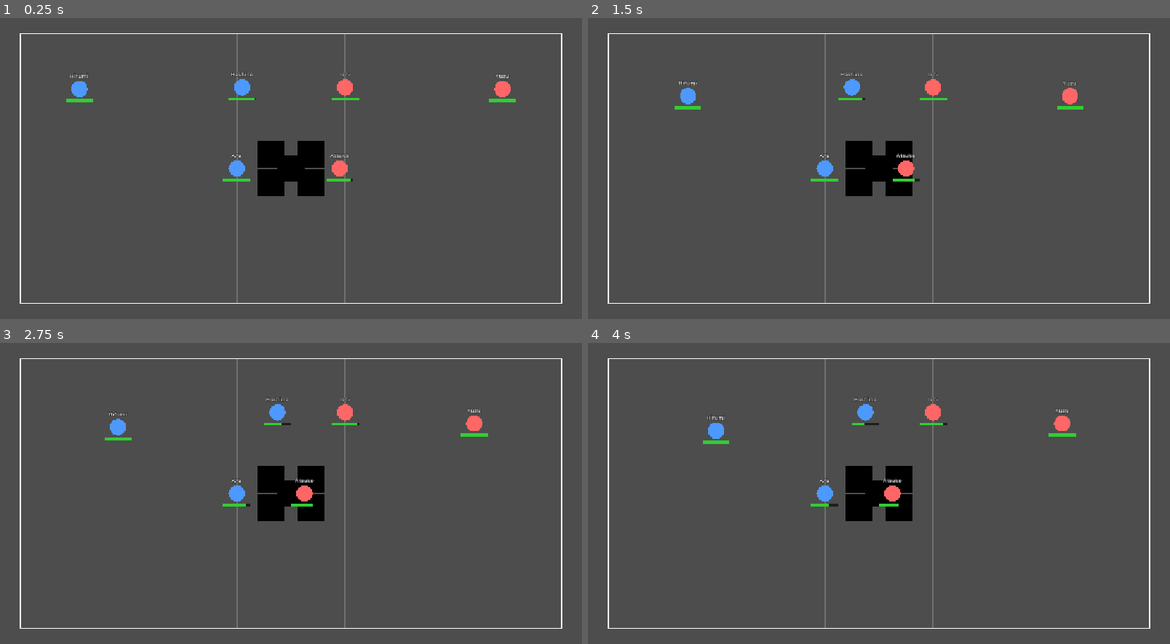
Above: before the commit, frames 1-4 (two rows, left to right).
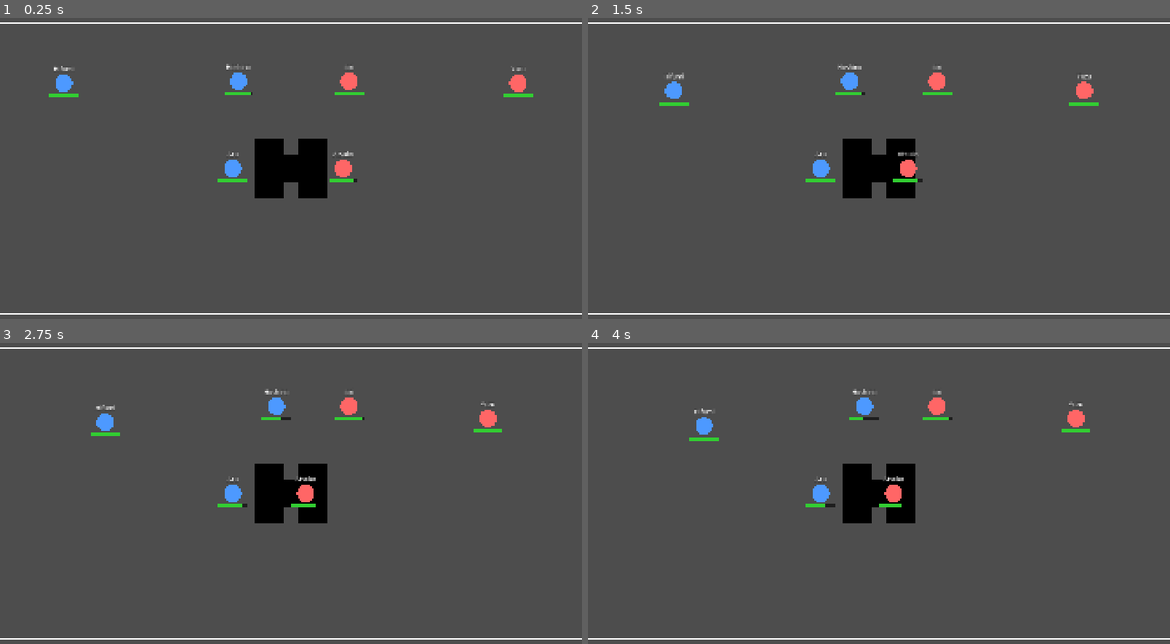
Above: after the commit, the same moments.

Repository: Soranohato/BA-Auto-Sim-GameVer
Game: Godot game, scene res://test.tscn
Two runs of this game, one before a commit and one after it. Both use one fixed random seed, a clock stepped at 60 frames per second and the inputs below.
Inputs:
- Up to frame 1 (0.25 s): no input
- Up to frame 2 (1.5 s): tap Enter at 0.5 s; tap 1 at 0.6 s; tap Space at 0.77, 1.25 s; tap 2 at 1.35 s
- Up to frame 3 (2.75 s): tap Space at 1.52 s; tap Enter at 2 s; tap 1 at 2.1 s
- Up to frame 4 (4 s): tap 2 at 2.85 s; tap Space at 3.02, 3.5, 3.77 s; tap 1 at 3.6 s

The runs differ from the first frame. In frame 1, 4.2% of the frame differs, in the area x 0-100%, y 1-99%; in frame 2, 4.1%; in frame 3, 4.1%; in frame 4, 4.1%.

Commit message:
scaling refactor because I am a dumb idiot who can't scale things

Diff:
--- a/battle_sim/grid_config.gd
+++ b/battle_sim/grid_config.gd
@@ -3,6 +3,7 @@
 class_name GridConfig
 extends RefCounted
 
+# Sim space in GRID UNITS
 const GRID_WIDTH := 20.0
 const GRID_HEIGHT := 10.0
 const FRONT_X := {"A": 8.0, "B": 12.0}
@@ -10,6 +11,25 @@
 const FRONT_ROLES := ["tank", "striker"]
 const MOVE_SPEED := 1.0
 
+# Screen space in PIXELS -- this is used by the visual layer and only via the
+# 3 functions below
+const DESIGN_SIZE := Vector2(1920.0, 1080.0) # needs to match viewport
+const CELL_SIZE := 96.0 # GRID_WIDTH x VIEWPORT_WIDTH
+const GRID_ORIGIN := Vector2(0.0, (1080.0 - GRID_HEIGHT * CELL_SIZE) / 2.0)
+
+# grid postion -> screen position
+static func to_screen(p: Vector2) -> Vector2:
+	return GRID_ORIGIN + p * CELL_SIZE
+
+# screen position -> grid position
+static func to_grid(screen_p: Vector2) -> Vector2:
+	return (screen_p - GRID_ORIGIN) / CELL_SIZE
+
+# grid unit length -> pixel length
+static func px(grid_units: float) -> float:
+	return grid_units * CELL_SIZE
+
+# actual grid function
 static func assign_positions(team: Array[Character], side: String) -> void:
 	var rows := [2.0, 5.0, 8.0]
 	var y_front := 0
--- a/project.godot
+++ b/project.godot
@@ -17,8 +17,9 @@
 
 [display]
 
+window/size/viewport_width=1920
+window/size/viewport_height=1080
 window/stretch/mode="canvas_items"
-window/stretch/aspect="expand"
 
 [physics]
 
--- a/visuals/battle_view.gd
+++ b/visuals/battle_view.gd
@@ -4,33 +4,14 @@
 class_name BattleView
 extends Node2D
 
-static var cell_size := 48.0  # px per grid unit -> 20x10 grid = 960x480
-static var grid_origin := Vector2(40, 40)
-const MARGIN := 40.0
-
 var state: BattleState
 var sim_speed := 1.0     # 0 = paused, 2 = double speed, etc.
 var _accumulator := 0.0
-
-static func grid_to_screen(p: Vector2) -> Vector2:
-	return grid_origin + p * cell_size
 
 func setup(state_in: BattleState) -> void:
 	state = state_in
 	_spawn_views()
 	state.battle_finished.connect(_on_finished)
-
-func _ready() -> void:
-	get_viewport().size_changed.connect(_update_layout)
-	_update_layout()
-
-func _update_layout() -> void:
-	var view_size := get_viewport_rect().size
-	var avail := view_size - Vector2(MARGIN, MARGIN) * 2.0
-	cell_size = minf(avail.x / GridConfig.GRID_WIDTH, avail.y / GridConfig.GRID_HEIGHT)
-	var grid_px := Vector2(GridConfig.GRID_WIDTH, GridConfig.GRID_HEIGHT) * cell_size
-	grid_origin = (view_size - grid_px) / 2.0
-	queue_redraw()
 
 func _process(delta: float) -> void:
 	if state == null or state.is_finished:
@@ -41,16 +22,16 @@
 		_accumulator -= BattleState.TICK_DURATION
 
 func _draw() -> void:
-	var grid_px := Vector2(GridConfig.GRID_WIDTH, GridConfig.GRID_HEIGHT) * cell_size
-	draw_rect(Rect2(grid_origin, grid_px), Color.WHITE, false, 2.0)
+	var grid_px := Vector2(GridConfig.GRID_WIDTH, GridConfig.GRID_HEIGHT) * GridConfig.CELL_SIZE
+	draw_rect(Rect2(GridConfig.GRID_ORIGIN, grid_px), Color.WHITE, false, 2.0)
 
 	# Faint guide lines at each side's front and back columns
 	var guide_color := Color(1, 1, 1, 0.2)
 	for side in ["A", "B"]:
 		for x: float in [GridConfig.FRONT_X[side], GridConfig.BACK_X[side]]:
 			draw_line(
-				grid_to_screen(Vector2(x, 0.0)),
-				grid_to_screen(Vector2(x, GridConfig.GRID_HEIGHT)),
+				GridConfig.to_screen(Vector2(x, 0.0)),
+				GridConfig.to_screen(Vector2(x, GridConfig.GRID_HEIGHT)),
 				guide_color, 1.0)
 
 func _spawn_views() -> void:
--- a/visuals/character_view.gd
+++ b/visuals/character_view.gd
@@ -3,25 +3,38 @@
 
 const COLOR_A := Color(0.3, 0.6, 1.0)
 const COLOR_B := Color(1.0, 0.4, 0.4)
-const RADIUS_UNITS := 0.3  # in GRID units, not pixels (see _draw)
 
-const LABEL_OFFSET_Y := -0.6
+# all sizes in GRID UNITS
+const RADIUS_UNITS := 0.3
 const HP_BAR_WIDTH_UNITS := 1.0
-const HP_BAR_HEIGHT_PX := 6.0
+const HP_BAR_HEIGHT_UNITS := 0.12
+const HP_BAR_GAP_UNITS := 0.08
+const LABEL_WIDTH_UNITS := 2.0
+const LABEL_GAP_UNITS := 0.04
+
+# font size in pixels
+const NAME_FONT_SIZE := 20
 
 var character: Character
 var name_label: Label
 
 func setup(c: Character) -> void:
 	character = c
-	position = BattleView.grid_to_screen(character.pos)
+	position = GridConfig.to_screen(character.pos)
 	_build_labels()
-	_update_labels()
 
 func _build_labels() -> void:
 	name_label = _make_label()
 	name_label.text = character.char_name
 	add_child(name_label)
+
+	var width := GridConfig.px(LABEL_WIDTH_UNITS)
+	name_label.add_theme_font_size_override("font_size", NAME_FONT_SIZE)
+	name_label.size.x = width
+	name_label.size.y = name_label.get_minimum_size().y
+	name_label.position = Vector2(
+		-width / 2.0,
+		-GridConfig.px(RADIUS_UNITS * 2.0 + LABEL_GAP_UNITS))
 
 func _make_label() -> Label:
 	var label := Label.new()
@@ -31,41 +44,22 @@
 	label.add_theme_constant_override("outline_size", 4)  # keeps text readable over the grid
 	return label
 
-func _update_labels() -> void:
-	var cell := BattleView.cell_size
-	var font_size := maxi(8, int(cell * 0.22))
-	var width := cell * 2.0
-	var radius := RADIUS_UNITS * cell
-
-	for label: Label in [name_label]:
-		label.add_theme_font_size_override("font_size", font_size)
-		label.size.x = width
-		label.size.y = label.get_minimum_size().y
-
-	name_label.position = Vector2(-width / 2.0, -radius * 2.0 - 2.0)
-
+func _process(_delta: float) -> void:
+	position = GridConfig.to_screen(character.pos)
 	# Fade everything when downed.
-	var alpha := 1.0 if character.is_alive() else 0.35
-	name_label.modulate.a = alpha
-
-func _process(_delta: float) -> void:
-	position = BattleView.grid_to_screen(character.pos)
-	_update_labels()
+	name_label.modulate.a = 1.0 if character.is_alive() else 0.35
 	queue_redraw()
 
 func _draw() -> void:
-	var colorUse
-	if character.side == "A":
-		colorUse = COLOR_A
-	else:
-		colorUse = COLOR_B
-	var radius = RADIUS_UNITS * BattleView.cell_size
+	# unit
+	var color_use := COLOR_A if character.side == "A" else COLOR_B
+	var radius := GridConfig.px(RADIUS_UNITS)
+	draw_circle(Vector2.ZERO, radius, color_use)
 
-	draw_circle(Vector2.ZERO, radius, colorUse)
-
-	# draw hp bar
-	var bar_w := HP_BAR_WIDTH_UNITS * BattleView.cell_size
-	var bar_pos := Vector2(-bar_w / 2.0, radius + 4.0)
+	# HP bar
+	var bar_w := GridConfig.px(HP_BAR_WIDTH_UNITS)
+	var bar_h := GridConfig.px(HP_BAR_HEIGHT_UNITS)
+	var bar_pos := Vector2(-bar_w / 2.0, radius + GridConfig.px(HP_BAR_GAP_UNITS))
 	var frac := float(character.hp) / float(character.max_hp)
-	draw_rect(Rect2(bar_pos, Vector2(bar_w, HP_BAR_HEIGHT_PX)), Color(0, 0, 0, 0.6))
-	draw_rect(Rect2(bar_pos, Vector2(bar_w * frac, HP_BAR_HEIGHT_PX)), Color.LIME_GREEN)
+	draw_rect(Rect2(bar_pos, Vector2(bar_w, bar_h)), Color(0, 0, 0, 0.6))
+	draw_rect(Rect2(bar_pos, Vector2(bar_w * frac, bar_h)), Color.LIME_GREEN)
--- a/visuals/cover_view.gd
+++ b/visuals/cover_view.gd
@@ -5,14 +5,14 @@
 
 func setup(c: CoverObject) -> void:
 	cover = c
-	position = BattleView.grid_to_screen(cover.pos)
+	position = GridConfig.to_screen(cover.pos)
 
 func _process(_delta: float) -> void:
-	position = BattleView.grid_to_screen(cover.pos)
+	position = GridConfig.to_screen(cover.pos)
 	queue_redraw()
 
 func _draw() -> void:
-	var side := CoverSystem.COVER_RADIUS * 2.0 * BattleView.cell_size
+	var side := GridConfig.px(CoverSystem.COVER_RADIUS * 2.0)
 	var rect := Rect2(Vector2(-side / 2.0, -side / 2.0), Vector2(side, side))
 
 	var color := Color.DIM_GRAY if cover.is_destroyed() else Color.BLACK
